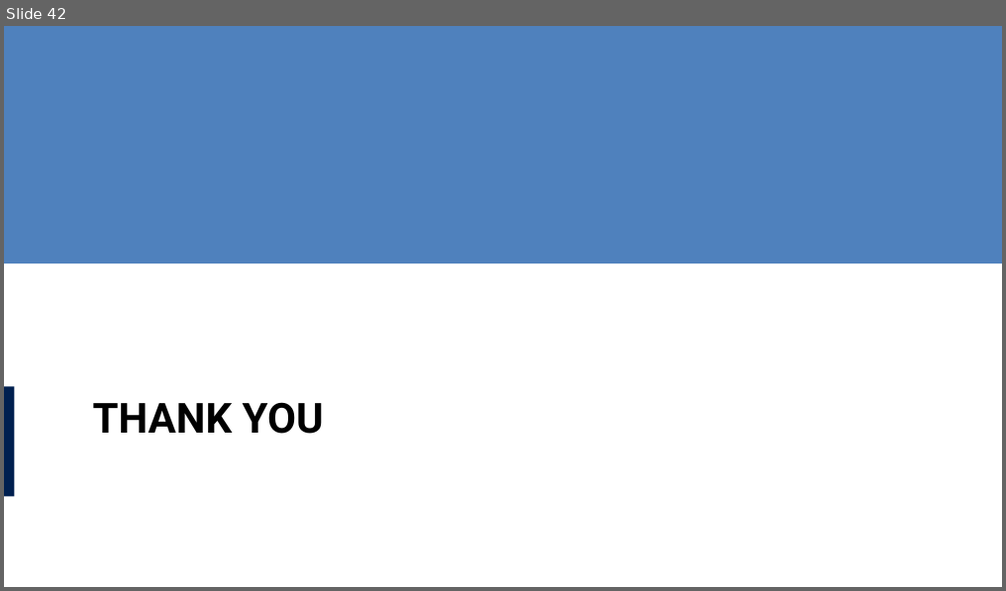
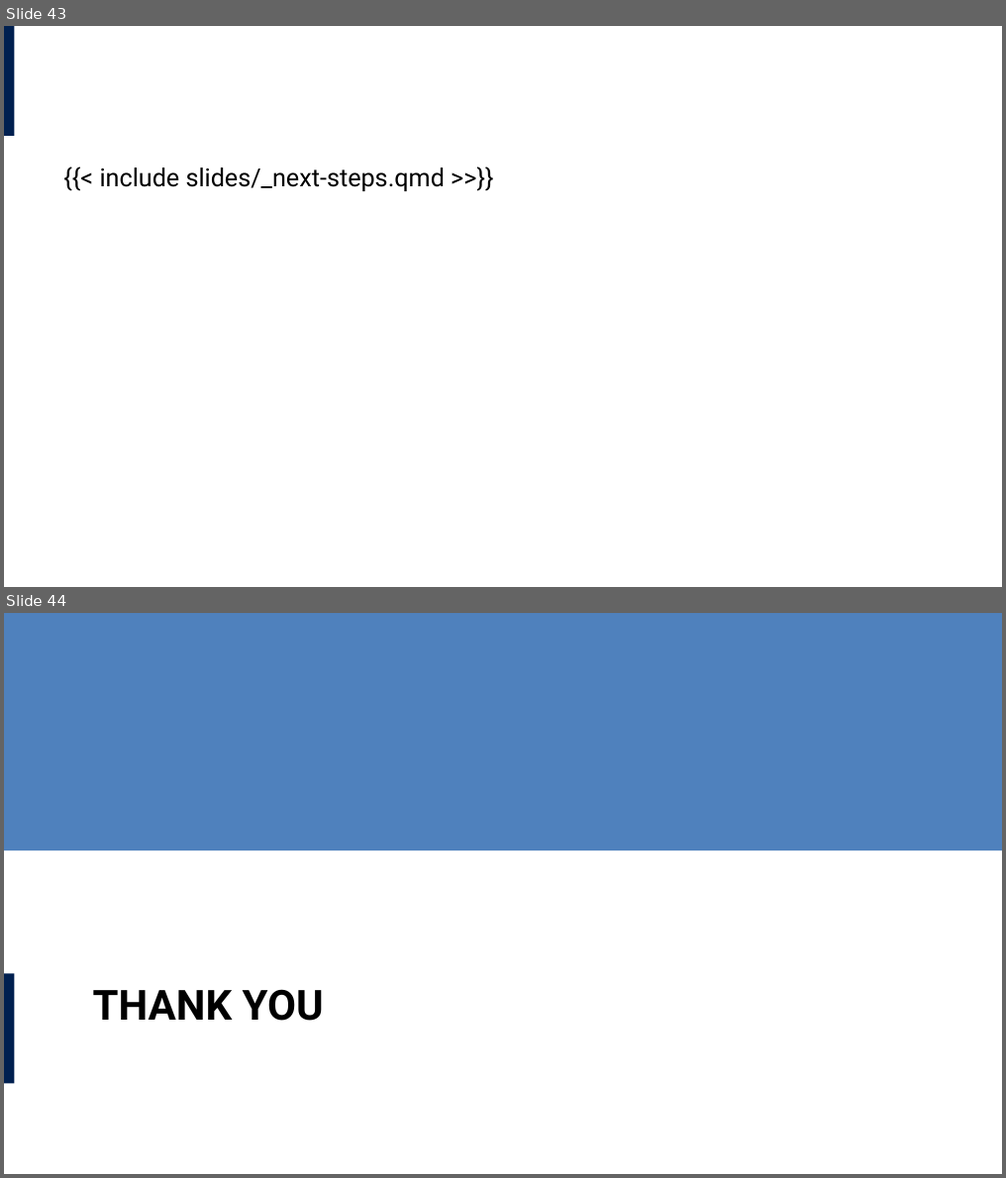
Before and after one commit to lucas-a-meyer/using-quarto, a slide deck: docs/presentation.pptx. Shown one above the other, each under a label of ours: slide 42 before the commit, slides 43 and 44 after it. The pictures are 1006x591 and 1006x1178 pixels, drawn with LibreOffice and Linux fonts; fonts in the diff are those of the drawing. Boxes give left, top, right and bottom in pixels: in the first picture for what was removed or moved away, otherwise in the second. Text is boxed around its words. In the diff, an @@ line names an element or a change of style, - is before the commit and + after.

```diff
--- a/docs/presentation.pptx
+++ b/docs/presentation.pptx
@@ slide 43 added at box(4, 26, 1002, 587), background #FFFFFF @@
@@ rectangle added at box(4, 26, 14, 136), fill #002050 @@
@@ text added at box(100, 168, 445, 191), 18 pt, text #000000 @@
+{{< include slides/_next-steps.qmd >>}}
@@ what was slide 42 is now slide 44 @@
```
Also in this commit, not shown: 2 slides changed, 1 other slide added, 13 other files.
